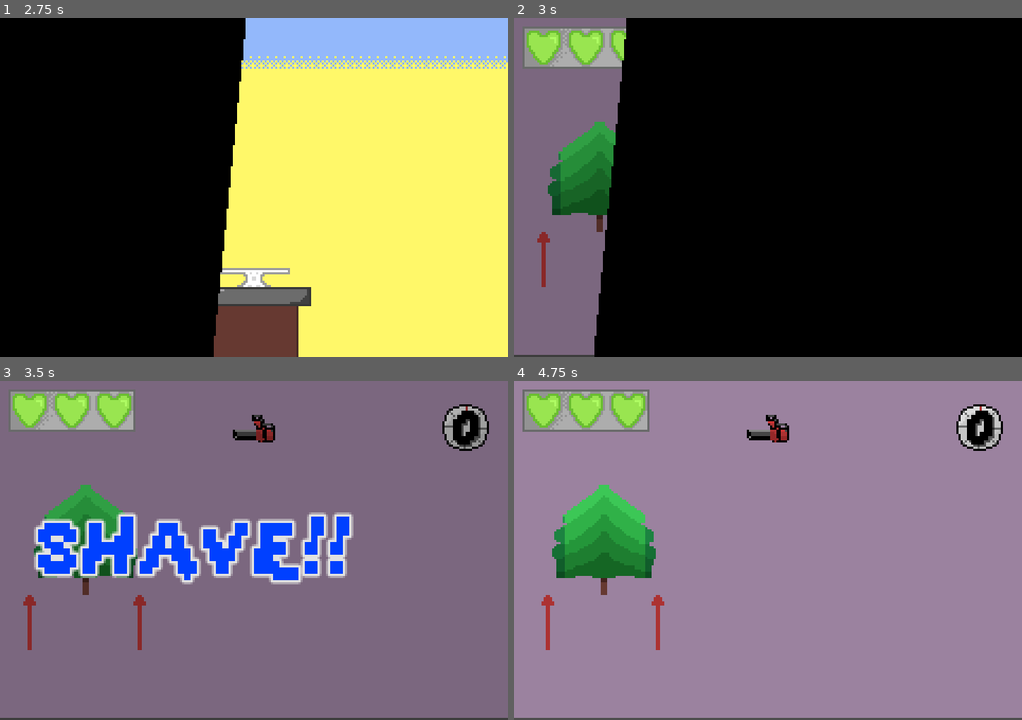
Above: before the commit, frames 1-4 (two rows, left to right).
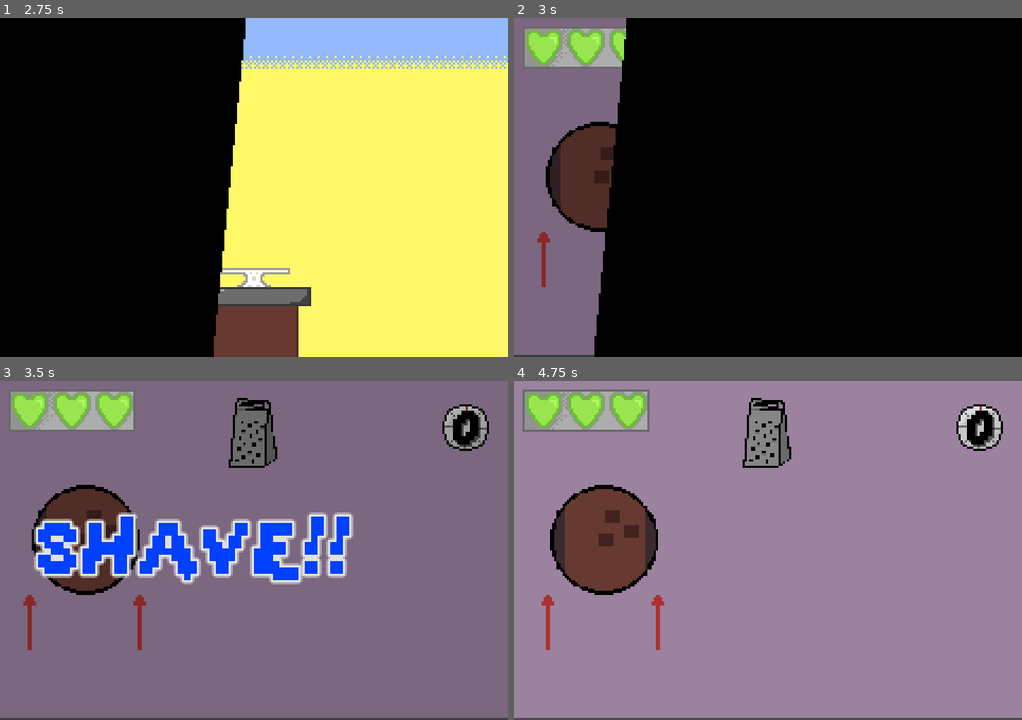
Above: after the commit, the same moments.

Repository: emmetl913/GMTK2024
Game: Godot game, scene res://menus/MainMenu.tscn
Same seed, same stepped clock (60 frames per second), same inputs: the game is played once before the commit and once after it. The engine's default icon, where the game draws it, is replaced by a stand-in: a white triangle on a blue panel in a dark square.
Inputs (mouse positions are in pixels of both pictures, inside the frame that each line leads up to):
- Up to frame 1 (2.75 s): click (137, 190) at 0.5 s; tap Enter at 1.25 s; move the mouse to (365, 170) at 1.27 s; hold A (A) 1.28-2.03 s; tap D (D) at 1.55, 2.1 s; tap Space at 2 s; move the mouse to (152, 204) at 2.02 s; tap S (S) at 2.3 s
- Up to frame 2 (3 s): move the mouse to (818, 112) at 2.77 s; hold S (S) from 2.78 s (still down)
- Up to frame 3 (3.5 s): keep holding S (S); tap A (A) at 3.05 s
- Up to frame 4 (4.75 s): move the mouse to (742, 618) at 3.52 s; release S (S) at 3.53 s; tap A (A) at 3.6 s; tap D (D) at 3.8 s; move the mouse to (920, 601) at 4.27 s; hold D (D) from 4.28 s (still down); tap S (S) at 4.55 s

Frame 1 is identical in both runs. In frame 2, 3.4% of the frame differs, in the area x 6-20%, y 30-64%; in frame 3, 3.7%; in frame 4, 7.0%, in the area x 7-55%, y 5-64%.

Commit message:
graphics

Diff:
--- a/games/ChoppingGame/ChoppingGame.gd
+++ b/games/ChoppingGame/ChoppingGame.gd
@@ -24,6 +24,9 @@
 	elif GlobalVars.game_stage == 1:
 		sprites.append(load("res://assets/sprites/rustyknife.png"))
 		sprites.append(load("res://assets/sprites/car.png"))
+	elif GlobalVars.game_stage == 2:
+		sprites.append(load("res://assets/sprites/rustyknife.png"))
+		sprites.append(load("res://assets/sprites/mountain.png"))
 	$Knife_Folloing/Path2D/PathFollow2D/Knife/Knife.texture = sprites[0]
 	$Fruit/Sprite2D.texture = sprites[1]
 
--- a/games/ChurningGame/ChurningGame.gd
+++ b/games/ChurningGame/ChurningGame.gd
@@ -4,6 +4,7 @@
 @export var total_churns : int
 @export var win_churns : int
 var has_won : bool = false
+var has_lost : bool = false
 @onready var sprites : Array[CompressedTexture2D]
 # Called when the node enters the scene tree for the first time.
 func _ready():
@@ -34,8 +35,9 @@
 		$W.visible = not $W.visible
 		$S.visible = not $S.visible
 		$ChurnSFX.play()
-	elif event.is_action_pressed("S") and not $S.visible and not has_won:
+	elif event.is_action_pressed("S") and not $S.visible and not has_won and not has_lost:
 		super.onLose()
+		has_lost = true
 	if total_churns >= win_churns and not has_won:
 		super.onWin()
 		has_won = true
--- a/games/CleaningGame/CleaningGame.gd
+++ b/games/CleaningGame/CleaningGame.gd
@@ -16,6 +16,10 @@
 		sprites.append(load("res://assets/sprites/slime.png"))
 		sprites.append(load("res://assets/sprites/rollingpin.png"))
 		sprites.append(load("res://assets/sprites/eggshells.png"))
+	if GlobalVars.game_stage == 1:
+		sprites.append(load("res://assets/sprites/treeclean.png"))
+		sprites.append(load("res://assets/sprites/treeclean.png"))
+		sprites.append(load("res://assets/sprites/treeclean.png"))
 	$Trash_Box/Trash/Sprite2D.texture = sprites[0]
 	$Trash_Box/Trash2/Sprite2D.texture = sprites[2]
 	$Trash_Box/Trash3/Sprite2D.texture = sprites[2]
--- a/games/CleaningGame/CleaningGame.tscn
+++ b/games/CleaningGame/CleaningGame.tscn
@@ -20,7 +20,7 @@
 color = Color(1, 1, 0, 1)
 
 [node name="Plate" type="Sprite2D" parent="."]
-texture_filter = 2
+texture_filter = 1
 position = Vector2(119, 75)
 scale = Vector2(1.25, 1.25)
 texture = ExtResource("2_msf8c")
--- a/games/CrackingGame/CrackingGame.gd
+++ b/games/CrackingGame/CrackingGame.gd
@@ -19,7 +19,6 @@
 	directionMessage = "CRACK!!"
 	if randi_range(0,100) == 99:
 		$ColorRect.texture = load("res://assets/sprites/walta.png")
-	GlobalVars.game_stage = 1
 	setupSprites()
 	$EggStuff/Path2D/PathFollow2D/Sprite2D.texture = sprites[0]
 	first_cracks = randi_range(1,3)
--- a/games/ShavingGame/ShavingGame.gd
+++ b/games/ShavingGame/ShavingGame.gd
@@ -23,7 +23,6 @@
 func _ready():
 	#GameSetup
 	timers = [5, 4, 3, 2]
-	GlobalVars.game_stage = 1
 	setupSprites()
 	directionMessage = "SHAVE!!"
 	if randi_range(1,2) == 1:
@@ -31,23 +30,33 @@
 		#addExtraShaveable()
 
 func setupSprites():
+	print("Game Stage: ", GlobalVars.game_stage)
 	if GlobalVars.game_stage == 0:
 		sprites.append(load("res://assets/sprites/coconutNoSides.png"))
+		sprites.append(load("res://assets/sprites/CoconutSide.png"))
 		sprites.append(load("res://assets/sprites/CoconutSide.png"))
 		sprites.append(load("res://assets/sprites/red_arrow.png"))
 		sprites.append(load("res://assets/sprites/grater.png"))
 	elif GlobalVars.game_stage == 1:
 		sprites.append(load("res://assets/sprites/treenosides.png"))
 		sprites.append(load("res://assets/sprites/treeside.png"))
+		sprites.append(load("res://assets/sprites/treeside.png"))
 		sprites.append(load("res://assets/sprites/red_arrow.png"))
 		sprites.append(load("res://assets/sprites/chainsaw.png"))
+	elif GlobalVars.game_stage == 2:
+		$ColorRect.color = Color(0, 0, 0)
+		sprites.append(load("res://assets/sprites/earthnosides.png"))
+		sprites.append(load("res://assets/sprites/earthsideleft.png"))
+		sprites.append(load("res://assets/sprites/earthsideright.png"))
+		sprites.append(load("res://assets/sprites/red_arrow.png"))
+		sprites.append(load("res://assets/sprites/knife.png"))
+		$Shaveables/Sprite2D3.flip_h = true
 	$Shaveables/Sprite2D.texture = sprites[0]
-	$Shaveables/Sprite2D/Sprite2D.texture = sprites[2]
-	$Shaveables/Sprite2D/Sprite2D2.texture = sprites[2]
+	$Shaveables/Sprite2D/Sprite2D.texture = sprites[3]
+	$Shaveables/Sprite2D/Sprite2D2.texture = sprites[3]
 	$Shaveables/Sprite2D2.texture = sprites[1]
-	$Shaveables/Sprite2D3.texture = sprites[1]
-	$Shaver.texture = sprites[3]
-	#$Shaveables/Sprite2D3.texture = sprites[1]
+	$Shaveables/Sprite2D3.texture = sprites[2]
+	$Shaver.texture = sprites[4]
 
 
 func addExtraShaveable():
--- a/games/ShovelingGame/ShovelingGame.gd
+++ b/games/ShovelingGame/ShovelingGame.gd
@@ -6,11 +6,12 @@
 @export var cycles_to_win : int
 var total_cycles : int
 @onready var cycleslabel = $Cycles_Label
-
+@onready var sprites : Array[CompressedTexture2D]
 # Called when the node enters the scene tree for the first time.
 func _ready():
 	timers = [6,5,4,3,2]
 	directionMessage = "Shovel!!"
+	GlobalVars.game_stage = 1
 	setupSprites()
 	cycleslabel.text = "Shovels left: %01d" % cycles_to_win
 	cycles_to_win = randi_range(4, 6)
@@ -20,8 +21,14 @@
 
 func setupSprites():
 	if GlobalVars.game_stage == 0:
-		pass
-	$Shovel.texture = load("res://assets/sprites/shovel.png")
+		sprites.append(load("res://assets/sprites/shovel.png"))
+		sprites.append(load("res://assets/sprites/coal.png"))
+	if GlobalVars.game_stage == 1:
+		sprites.append(load("res://assets/sprites/shovel.png"))
+		sprites.append(load("res://assets/sprites/gas.png"))
+	$Shovel.texture = sprites[0]
+	$Coal_Left.texture = sprites[1]
+	$Coal_Right.texture = sprites[1]
 
 func _input(event):
 	if event.is_action_pressed("A"):
--- a/worlds/MicroGamePlayer.gd
+++ b/worlds/MicroGamePlayer.gd
@@ -220,8 +220,8 @@
 			if game_ind < gameScenes.size()-1:
 				game_ind += 1
 			elif game_ind == gameScenes.size()-1:
+				print("Game stage: ", GlobalVars.game_stage)
 				game_ind = 0
-				GlobalVars.game_stage += 1
 			startGame(game_ind)
 	elif (anim_name == "Enter_Game"):
 		play_direction_animation(current_game_id)
Binary file added: assets/sprites/carcrushed.png
Not shown, added: assets/sprites/carcrushed.png.import
Binary file added: assets/sprites/earthnosides.png
Not shown, added: assets/sprites/earthnosides.png.import
Binary file added: assets/sprites/earthsideleft.png
Not shown, added: assets/sprites/earthsideleft.png.import
Binary file added: assets/sprites/earthsideright.png
Not shown, added: assets/sprites/earthsideright.png.import
Binary file added: assets/sprites/gas.png
Not shown, added: assets/sprites/gas.png.import
Binary file added: assets/sprites/mountain.png
Not shown, added: assets/sprites/mountain.png.import
(and 2 more such lines)
